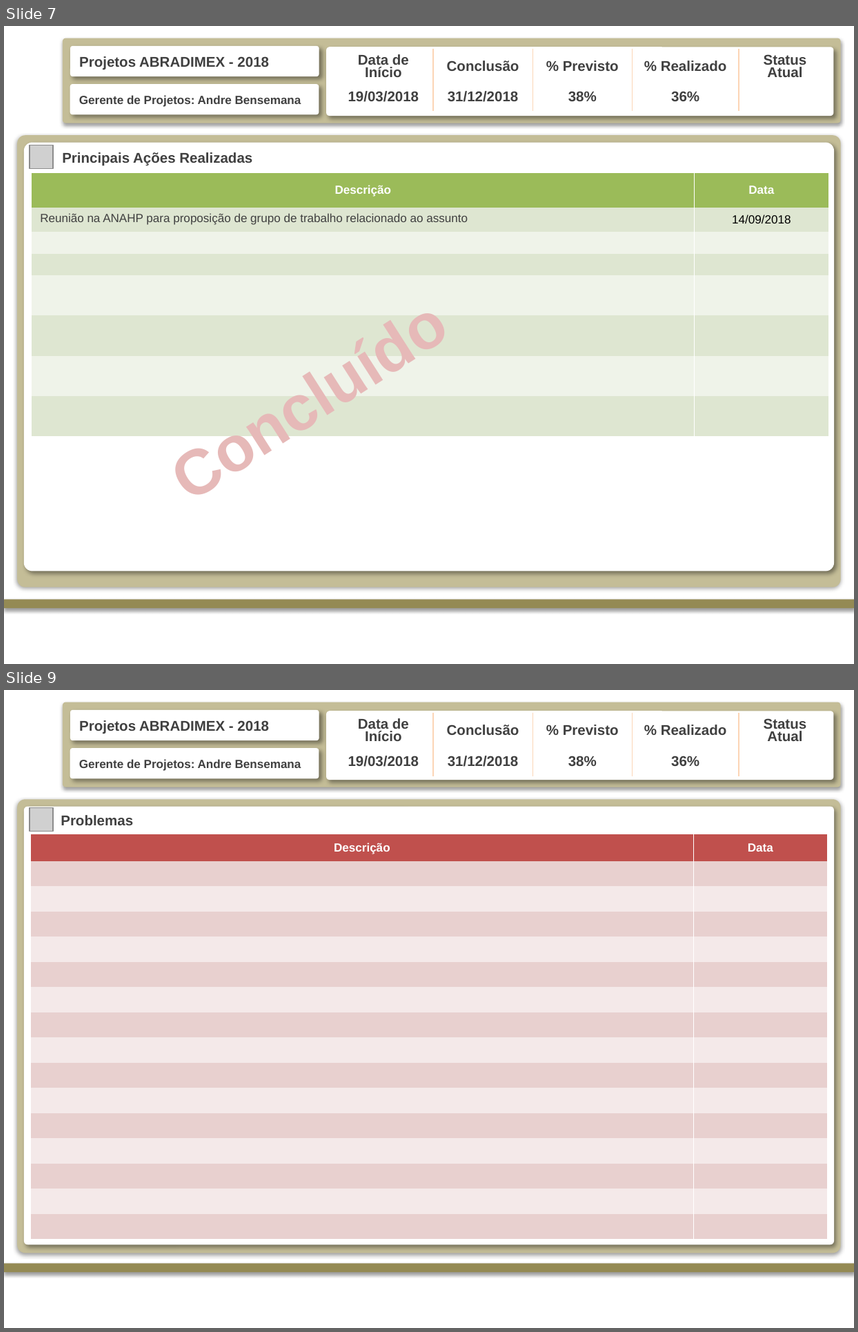
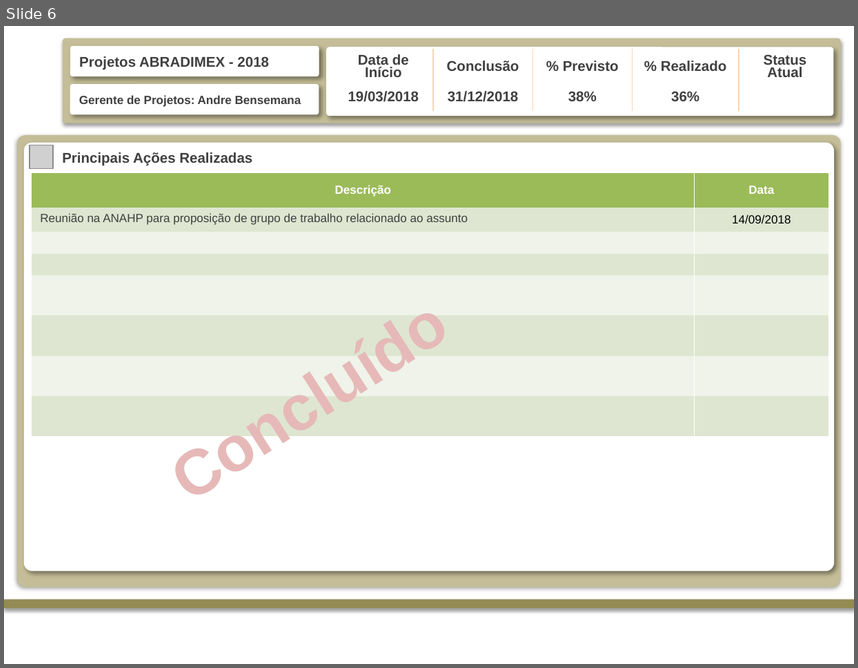
Before and after one commit to Bensemana/RAG_Abradimex, a slide deck: RAG - Concluidos 2018.pptx. Shown one above the other, each under a label of ours: slides 7 and 9 before the commit, slide 6 after it; the slides between them are not shown. The pictures are 858x1332 and 858x668 pixels, drawn with LibreOffice and Linux fonts; fonts in the diff are those of the drawing; grey boxes stand for pictures; background and template pictures are left out. Boxes give left, top, right and bottom in pixels: in the first picture for what was removed or moved away, otherwise in the second. Text is boxed around its words. In the diff, an @@ line names an element or a change of style, - is before the commit and + after.

```diff
--- a/RAG - Concluidos 2018.pptx
+++ b/RAG - Concluidos 2018.pptx
@@ slide 9 removed at (4,690,854,1328), background #FFFFFF; not listed: 6 template elements that a slide beside it also shows @@
@@ rounded rectangle removed at (18,799,842,1252) @@
@@ rounded rectangle removed at (23,807,833,1244) @@
-Problemas
@@ picture removed at (30,807,53,831) @@
@@ table removed at (30,834,828,1239), 16 rows, 2 columns @@
-Descrição | Data
- | 
- | 
- | 
- | 
- | 
- | 
- | 
- | 
- | 
- | 
- | 
- | 
- | 
- | 
- | 
@@ what was slide 7 is now slide 6 @@
```
Also in this commit, not shown: 1 slide changed, 1 other slide removed, 8 other files.
